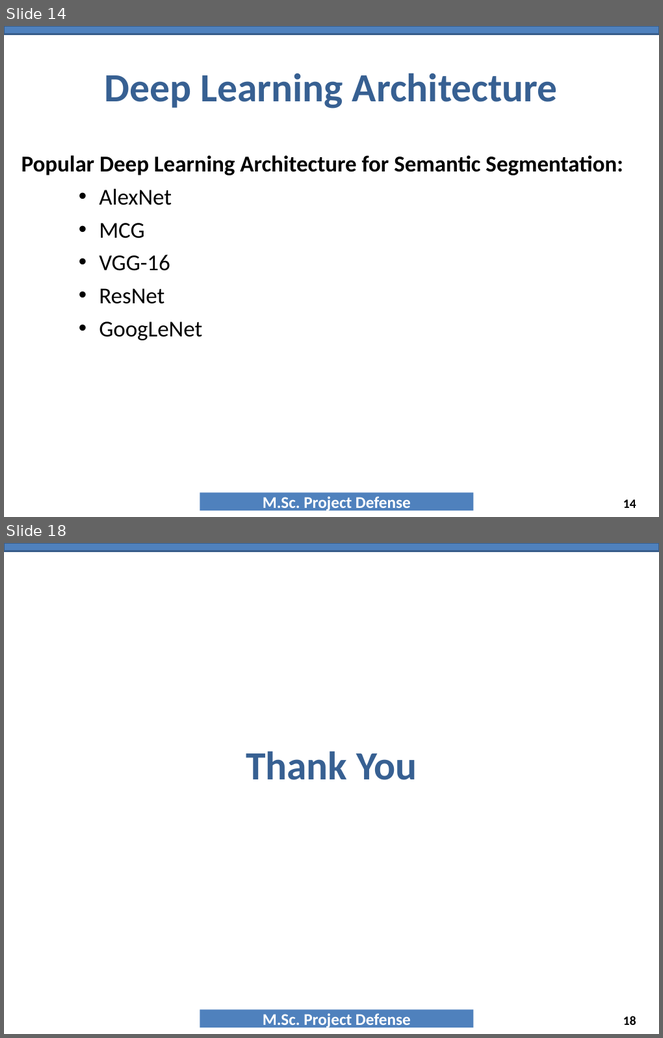
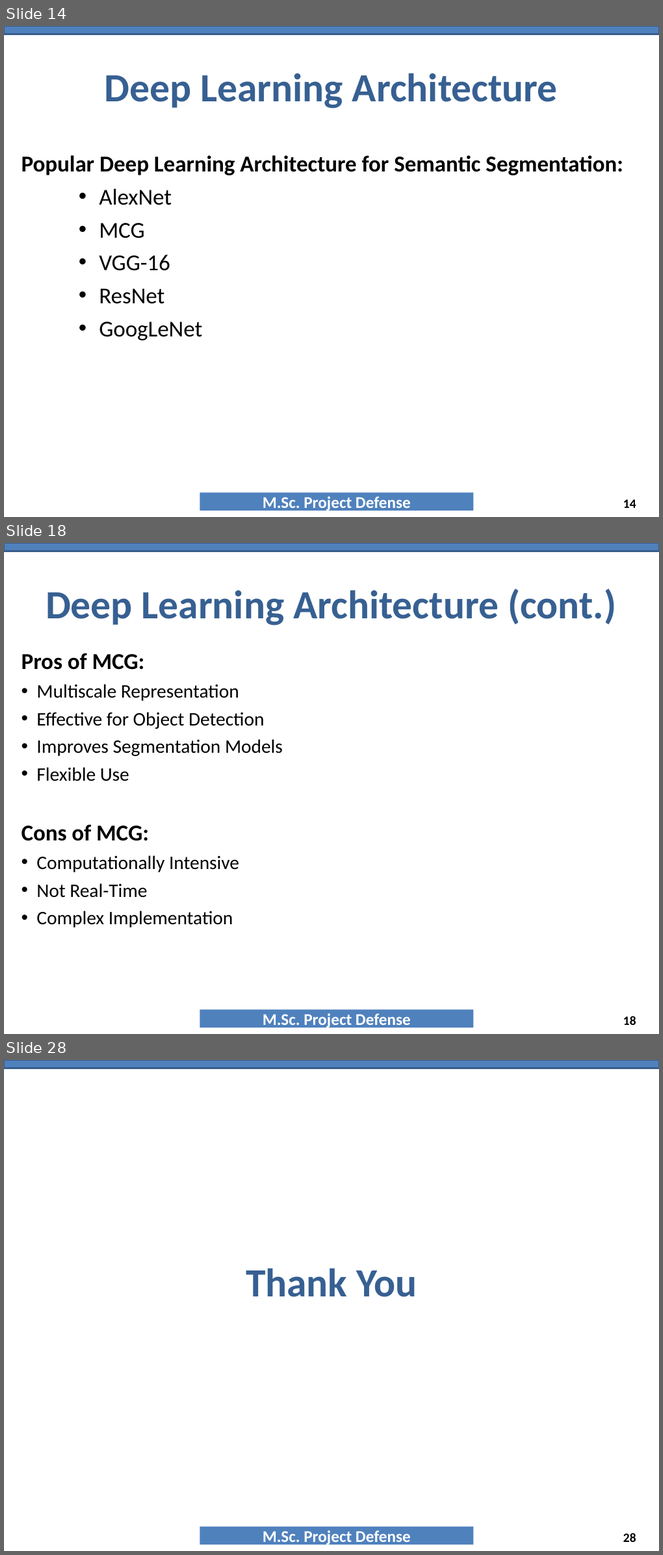
Before and after one commit to NAYANCSE27/msc-project, a slide deck: 9_PresentationTemplate_MscProject_CSE-057443.ppt. Shown one above the other, each under a label of ours: slides 14 and 18 before the commit, slides 14, 18 and 28 after it; the slides between them are not shown. The pictures are 663x1038 and 663x1555 pixels, drawn with LibreOffice and Linux fonts; fonts in the diff are those of the drawing; background and template pictures are left out. Boxes give left, top, right and bottom in pixels: in the first picture for what was removed or moved away, otherwise in the second. Text is boxed around its words. In the diff, an @@ line names an element or a change of style, - is before the commit and + after.

```diff
--- a/9_PresentationTemplate_MscProject_CSE-057443.ppt
+++ b/9_PresentationTemplate_MscProject_CSE-057443.ppt
@@ slide 18 added at (x1=4, y1=543, x2=659, y2=1034), background #FFFFFF; not listed: 2 template elements that a slide beside it also shows @@
@@ title added at (x1=46, y1=589, x2=616, y2=626), 44 pt, text #376092, bold @@
+Deep Learning Architecture (cont.)
@@ text added at (x1=22, y1=653, x2=283, y2=928), 21 pt, text #000000 @@
+Pros of MCG:
+• Multiscale Representation
+• Effective for Object Detection
+• Improves Segmentation Models
+• Flexible Use
+Cons of MCG:
+• Computationally Intensive
+• Not Real-Time
+• Complex Implementation
@@ page number added at (x1=623, y1=1016, x2=636, y2=1025), 14 pt, text #000000, bold @@
+18
@@ what was slide 18 is now slide 28 @@
@@ page number at (x1=623, y1=1533, x2=636, y2=1542): text changed @@
-18
+28
```
Also in this commit, not shown: 2 slides changed, 11 other slides added, 2 slides removed, 2 other files.
